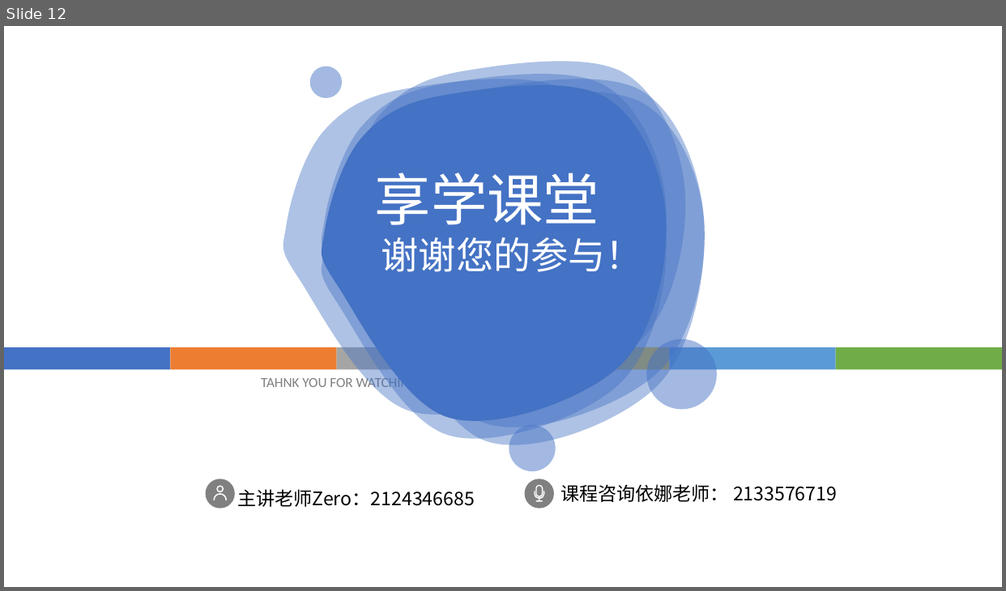
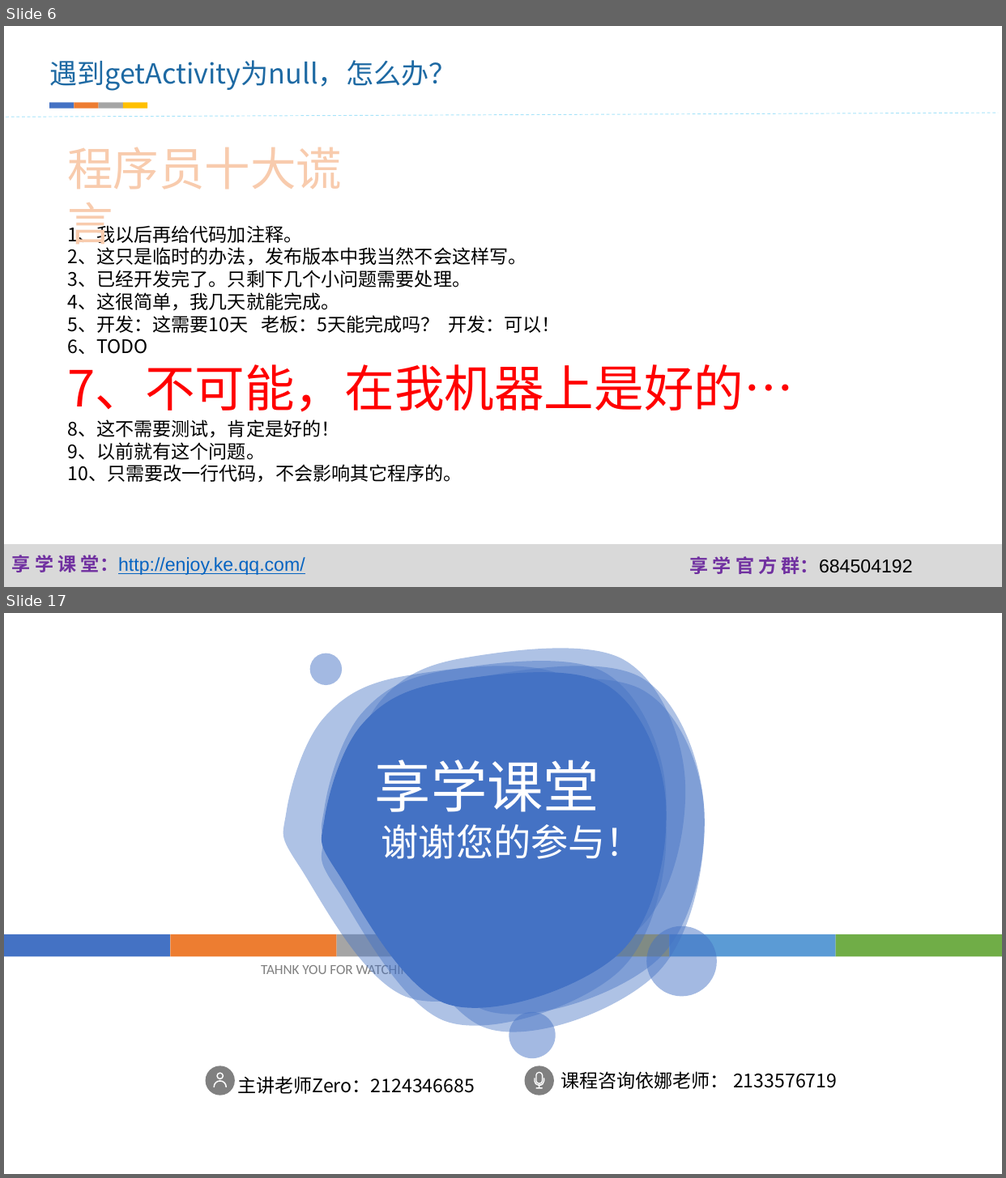
Before and after one commit to fanzhangvip/xiangxue, a slide deck: pre/Android Fragment爬坑记.pptx. Shown one above the other, each under a label of ours: slide 12 before the commit, slides 6 and 17 after it; the slides between them are not shown. The pictures are 1006x591 and 1006x1178 pixels, drawn with LibreOffice and Linux fonts; fonts in the diff are those of the drawing; background and template pictures are left out. Boxes give left, top, right and bottom in pixels: in the first picture for what was removed or moved away, otherwise in the second. Text is boxed around its words. In the diff, an @@ line names an element or a change of style, - is before the commit and + after.

```diff
--- a/pre/Android Fragment爬坑记.pptx
+++ b/pre/Android Fragment爬坑记.pptx
@@ slide 6 added at [4, 26, 1002, 587], background #FFFFFF @@
@@ text added at [49, 60, 457, 91], 26.6 pt, text #1D69A3 @@
+遇到getActivity为null，怎么办？
@@ line added from (4, 118) to (998, 113), #00B0F0 0.75 pt dashed @@
@@ group added at [49, 102, 147, 109]: 4 rectangles @@
@@ text added at [67, 147, 342, 253], 44 pt, text #F8CBAD @@
+程序员十大谎言
@@ text added at [67, 223, 793, 483], 18 pt, text #000000 @@
+1、我以后再给代码加注释。
+2、这只是临时的办法，发布版本中我当然不会这样写。
+3、已经开发完了。只剩下几个小问题需要处理。
+4、这很简单，我几天就能完成。
+5、开发：这需要10天 老板：5天能完成吗？ 开发：可以！
+6、TODO
+7、不可能，在我机器上是好的…
+8、这不需要测试，肯定是好的！
+9、以前就有这个问题。
+10、只需要改一行代码，不会影响其它程序的。
@@ rectangle added at [4, 544, 1002, 587], fill #D9D9D9 @@
@@ text added at [12, 555, 305, 575], 18 pt, text #0563C1, underline @@
+享 学 课 堂：http://enjoy.ke.qq.com/
@@ text added at [689, 557, 913, 574], 18 pt, text #000000 @@
+享 学 官 方 群：684504192
@@ what was slide 12 is now slide 17 @@
```
Also in this commit, not shown: 3 slides changed, 9 other slides added, 5 slides removed, 35 other files.
